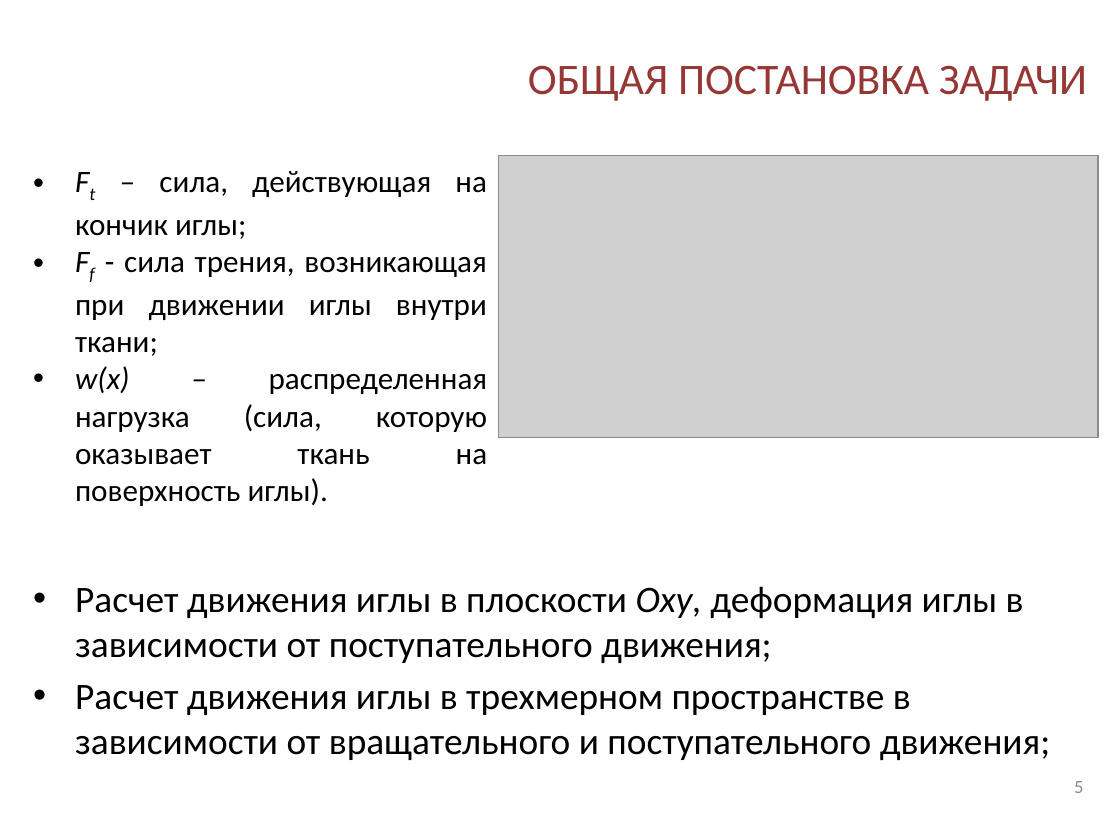
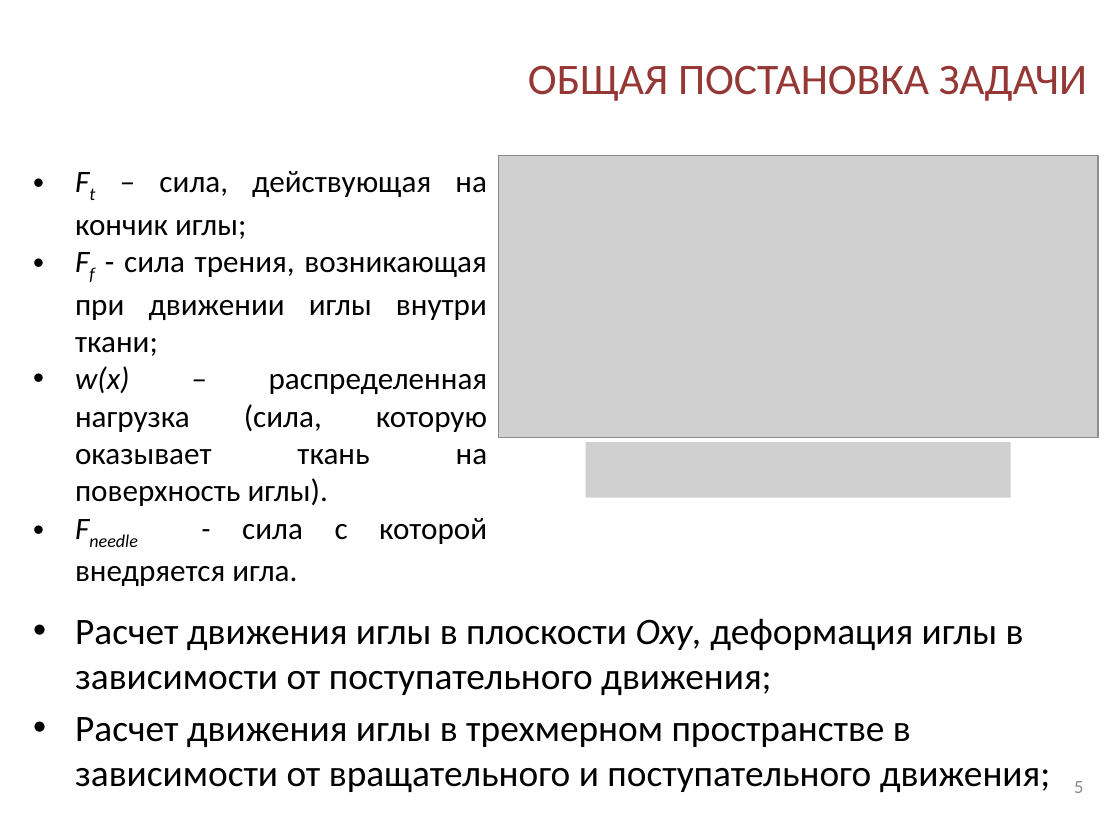
Before and after one commit to IgVaCompany/MyWorks, a slide deck: slide 5 of Dissertacia/MyWork/DocWork/Модель деформируемого объекта управления.pptx. Drawn at 1120x840 pixels with LibreOffice and Linux fonts; fonts in the diff are those of the drawing; grey boxes stand for pictures; background and template pictures are left out. Boxes give left, top, right and bottom in pixels: in the first picture for what was removed or moved away, otherwise in the second. Text is boxed around its words. In the diff, an @@ line names an element or a change of style, - is before the commit and + after.

```diff
--- a/Dissertacia/MyWork/DocWork/Модель деформируемого объекта управления.pptx
+++ b/Dissertacia/MyWork/DocWork/Модель деформируемого объекта управления.pptx
@@ picture added at (586,442,1011,497) @@
@@ text at (75,518,487,586): paragraph added @@
+• Fneedle - сила с которой внедряется игла.
@@ text "Расчет движения иглы в плоскости ...": place and size @@
-text "Расчет движения иглы в плоскости ..." at (75,586,1050,760)
+text "Расчет движения иглы в плоскости ..." at (75,618,1050,792)
```
Also in this commit, not shown: 4 other slides changed, 2 other files.
